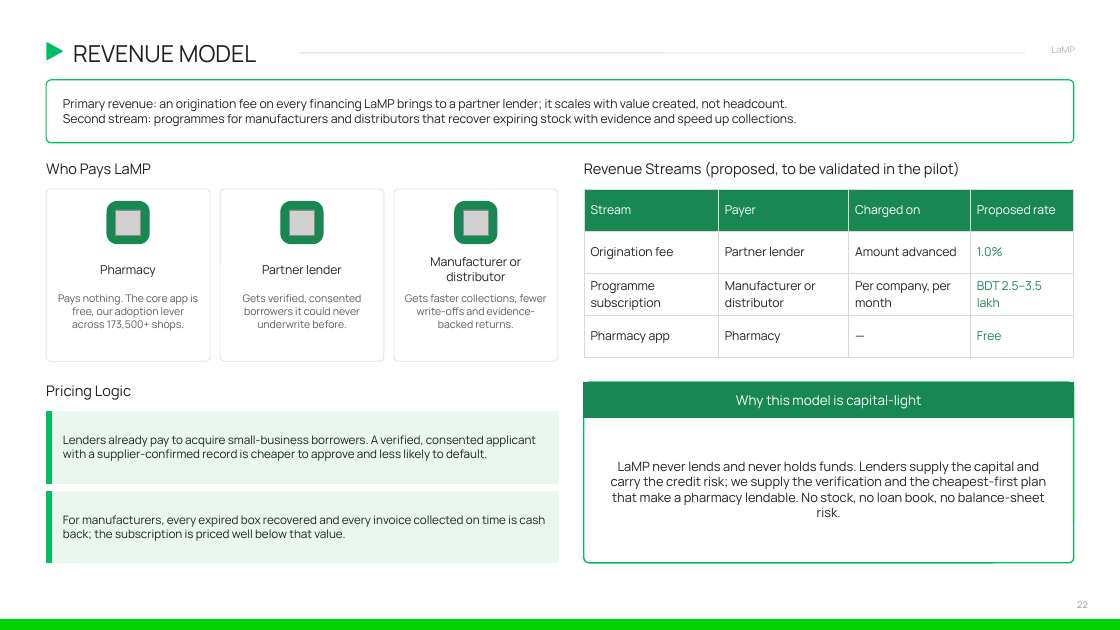
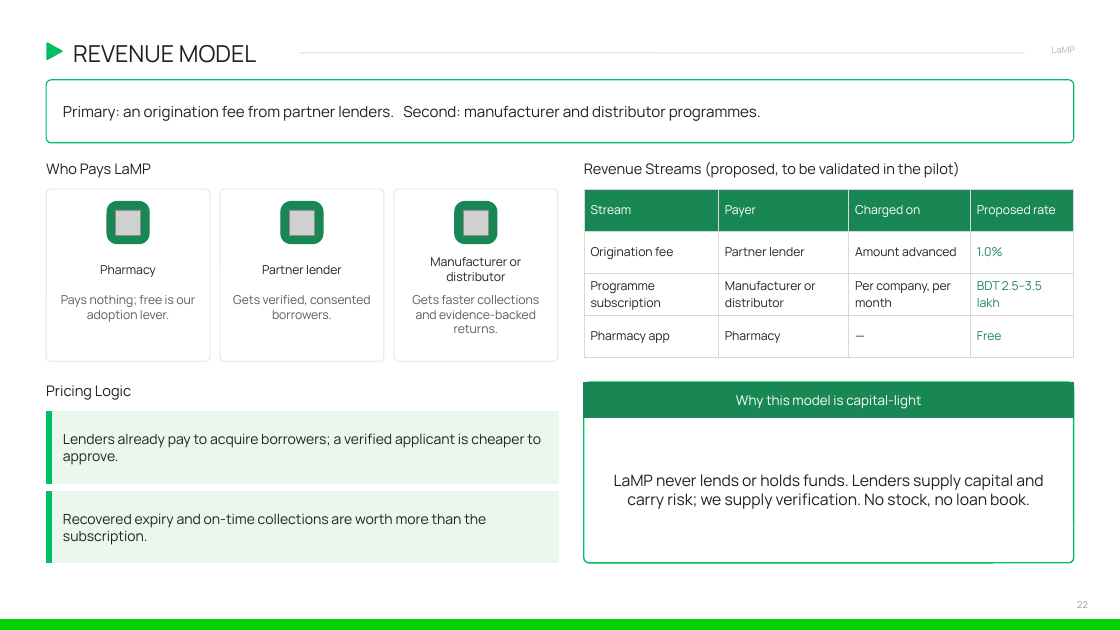
Before and after one commit to ishmam259/lamp-copilot, a slide deck: slide 22 of deck/LaMP-Copilot.pptx. Drawn at 1120x630 pixels with LibreOffice and Linux fonts; fonts in the diff are those of the drawing; grey boxes stand for pictures. Boxes give left, top, right and bottom in pixels: in the first picture for what was removed or moved away, otherwise in the second. Text is boxed around its words. In the diff, an @@ line names an element or a change of style, - is before the commit and + after.

Commit message:
deck: cut wordy slides by about a third, larger text, full team names

```diff
--- a/deck/LaMP-Copilot.pptx
+++ b/deck/LaMP-Copilot.pptx
@@ text at bbox=[63, 106, 761, 121]: text changed; size 10.5 to 13 pt @@
-Primary revenue: an origination fee on every financing LaMP brings to a partner lender; it scales with value created, not headcount.
-Second stream: programmes for manufacturers and distributors that recover expiring stock with evidence and speed up collections.
+Primary: an origination fee from partner lenders. Second: manufacturer and distributor programmes.
@@ text at bbox=[61, 295, 195, 322]: text changed; size 9 to 10.5 pt @@
-Pays nothing. The core app is free, our adoption lever across 173,500+ shops.
+Pays nothing; free is our adoption lever.
@@ text at bbox=[233, 295, 370, 319]: text changed; size 9 to 10.5 pt @@
-Gets verified, consented borrowers it could never underwrite before.
+Gets verified, consented borrowers.
@@ text at bbox=[412, 295, 539, 333]: text changed; size 9 to 10.5 pt @@
-Gets faster collections, fewer write-offs and evidence-backed returns.
+Gets faster collections and evidence-backed returns.
@@ text at bbox=[63, 433, 541, 465]: text changed; size 10 to 12 pt @@
-Lenders already pay to acquire small-business borrowers. A verified, consented applicant with a supplier-confirmed record is cheaper to approve and less likely to default.
+Lenders already pay to acquire borrowers; a verified applicant is cheaper to approve.
@@ text at bbox=[614, 474, 1043, 509]: text changed; size 11 to 13.5 pt @@
-LaMP never lends and never holds funds. Lenders supply the capital and carry the credit risk; we supply the verification and the cheapest-first plan that make a pharmacy lendable. No stock, no loan book, no balance-sheet risk.
+LaMP never lends or holds funds. Lenders supply capital and carry risk; we supply verification. No stock, no loan book.
@@ text at bbox=[63, 513, 486, 545]: text changed; size 10 to 12 pt @@
-For manufacturers, every expired box recovered and every invoice collected on time is cash back; the subscription is priced well below that value.
+Recovered expiry and on-time collections are worth more than the subscription.
```
Also in this commit, not shown: 21 other slides changed, 2 other files.
